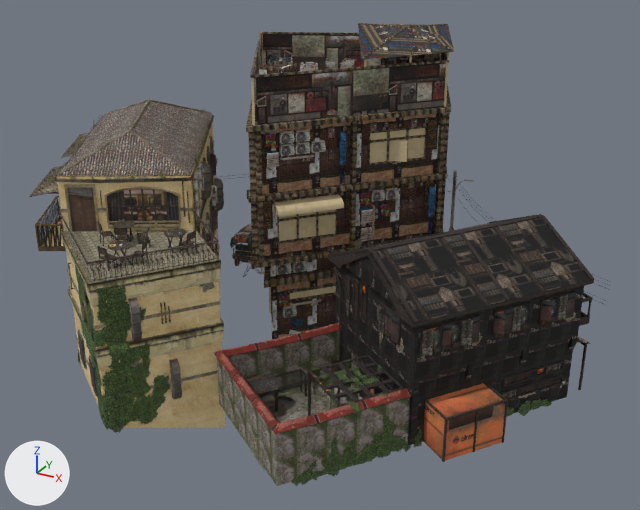
The glTF model v4/assets/models/city2.glb as it was, and as the next commit left it.
Camera for both pictures: a 50 mm lens placed at (2084.0, -3590.0, 2381.0), pointed at (94.0, 28.0, 572.0). Lighting does not change. The marker at lower left points along +X, +Y and +Z. The first picture is the older version. Where no turn or scale is listed for an object, it has been applied to the vertices.

Objects in the first picture: 'ElectricityPole004_Material #556_0', 'GroceryStore_OpacityTex_0', 'GroceryStore_TileableOneDir_0', 'GroceryStore_UniqueTex_0', 'GroceryStore_WallsMat_0', 'Hotel_Decals_TEX_0', 'Hotel_Roof Mat_0', 'Hotel_TileableOneDir Mat_0', 'Hotel_Wall Mat_0', 'TattooShop_Brick_MAT_0', 'TattooShop_ExtraRoofs_MAT_0', 'TattooShop_Opacity_MAT_0', 'TattooShop_Roof_MAT_0', 'TattooShop_TileableOneDir_MAT_0', 'TattooShop_Unique_MAT_0', 'TattooShop_Walls_MAT_0', 'Tuktuk_OpacityTEX_0', 'Tuktuk_TuktukDetailsMAT_0', 'Tuktuk_TuktukInside_MAT_0', 'Tuktuk_TuktukRoof_MAT_0' and 17 more.
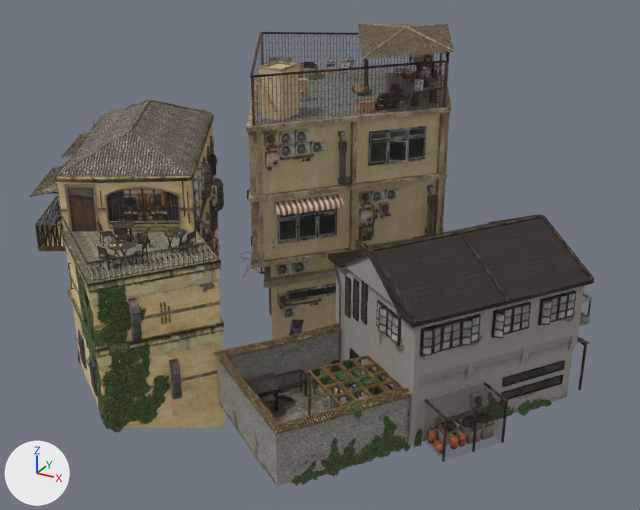
Boxes [x1, y1, x2, y2] around the edits, measured in the pictures (640 x 510 px):
'TattooShop_Walls_MAT_0', surface changed (black to grey)
    both: [336, 256, 584, 445]
'GroceryStore_WallsMat_0', surface changed (lighter)
    both: [259, 64, 440, 339]
'GroceryStore_OpacityTex_0', surface changed
    both: [240, 34, 446, 277]
'TattooShop_Brick_MAT_0', surface changed (lighter)
    both: [217, 331, 410, 486]
'GroceryStore_TileableOneDir_0', surface changed (lighter)
    both: [246, 23, 454, 303]
'TattooShop_Unique_MAT_0', surface changed
    both: [313, 278, 576, 398]
'TattooShop_Opacity_MAT_0', surface changed
    both: [370, 299, 550, 451]
'GroceryStore_UniqueTex_0', surface changed
    both: [251, 35, 450, 315]
'TattooShop_ExtraRoofs_MAT_0', surface changed
    both: [213, 323, 589, 434]
'ElectricityPole004_Material #556_0', deleted (mostly hidden)
    before: [220, 170, 611, 305]
'Tuktuk_OpacityTEX_0', deleted
    before: [230, 230, 252, 248]
'Tuktuk_TuktukInside_MAT_0', deleted
    before: [232, 243, 252, 261]
'Tuktuk_TuktukRoof_MAT_0', deleted (mostly hidden)
    before: [233, 224, 252, 257]
'Tuktuk_TuktukDetailsMAT_0', deleted
    before: [234, 256, 251, 266]

What the commit changed:
Material 'UniqueTex' (mat_uniquetex) changes its picture from img_image_15 to img_image_11.
Material 'TileableOneDir' (mat_tileableonedir) changes its picture from img_image_17 to img_image_13.
Material 'OpacityTex' (mat_opacitytex_1) changes its picture from img_image_18 to img_image_14.
Material 'WallsMat' (mat_wallsmat) changes its picture from img_image_19 to img_image_15.
Material 'Walls_MAT' (mat_walls_mat) changes its picture from img_image_29 to img_image_25.
Material 'Brick_MAT' (mat_brick_mat) changes its picture from img_image_30 to img_image_26.
Material 'ExtraRoofs_MAT_0' (mat_extraroofs_mat_0) changes its picture from img_image_14 to img_image_10.
Material 'Unique_MAT' (mat_unique_mat_1) changes its picture from img_image_31 to img_image_27.
Material 'Opacity_MAT' (mat_opacity_mat_1) changes its picture from img_image_33 to img_image_29.
Object 'Tuktuk_TuktukRoof_MAT_0' (ob_tuktuk_tuktukroof_mat_0) is deleted.
Object 'Tuktuk_TuktukInside_MAT_0' (ob_tuktuk_tuktukinside_mat_0) is deleted.
Object 'Tuktuk_TuktukDetailsMAT_0' (ob_tuktuk_tuktukdetailsmat_0) is deleted.
Object 'Tuktuk_OpacityTEX_0' (ob_tuktuk_opacitytex_0) is deleted.
Object 'ElectricityPole004_Material #556_0' (ob_electricitypole004_material__556_0) is deleted.
